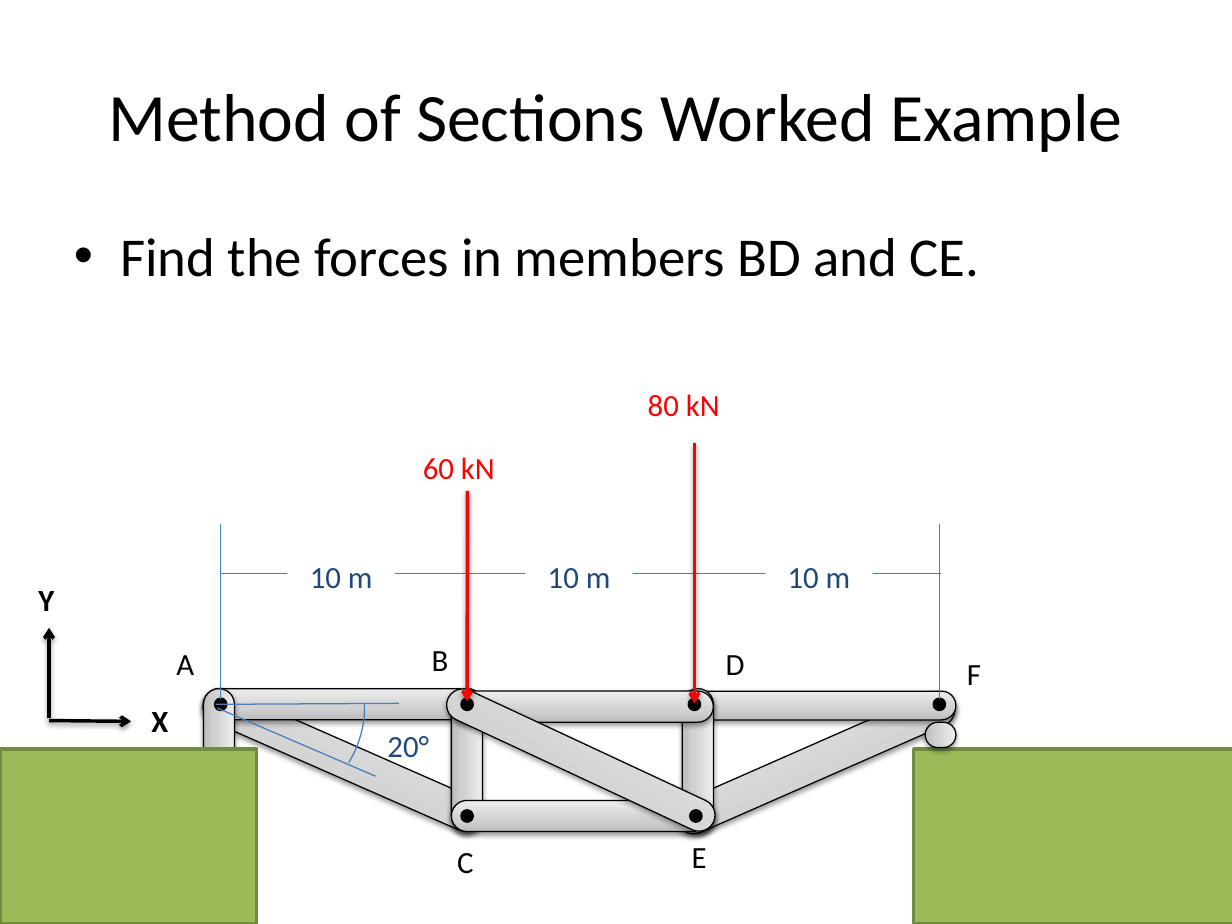
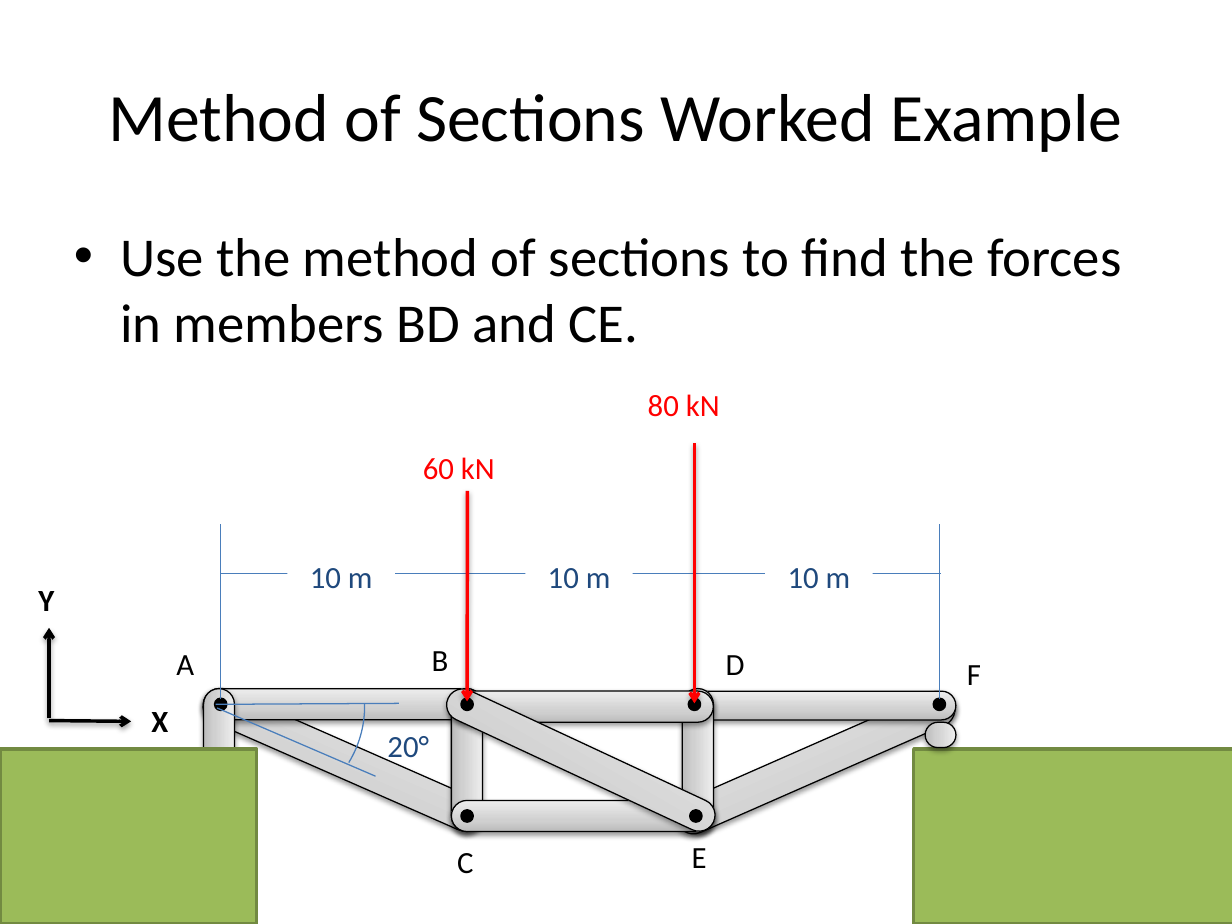
Before and after one commit to JacobMoore/mechanics_textbook, a slide deck: slide 18 of Lecture Slides/VideoLectureSlides/5.5.pptx. Drawn at 1232x924 pixels with LibreOffice and Linux fonts; fonts in the diff are those of the drawing. Boxes give left, top, right and bottom in pixels: in the first picture for what was removed or moved away, otherwise in the second. Text is boxed around its words. In the diff, an @@ line names an element or a change of style, - is before the commit and + after.

Commit message:
Added Worked Problems and Typo Fixes

```diff
--- a/Lecture Slides/VideoLectureSlides/5.5.pptx
+++ b/Lecture Slides/VideoLectureSlides/5.5.pptx
@@ text at [120, 238, 1122, 343]: text changed @@
-• Find the forces in members BD and CE.
+• Use the method of sections to find the forces in members BD and CE.
```
Also in this commit, not shown: 1 other slide changed, 2 slides added, 13 other files.
